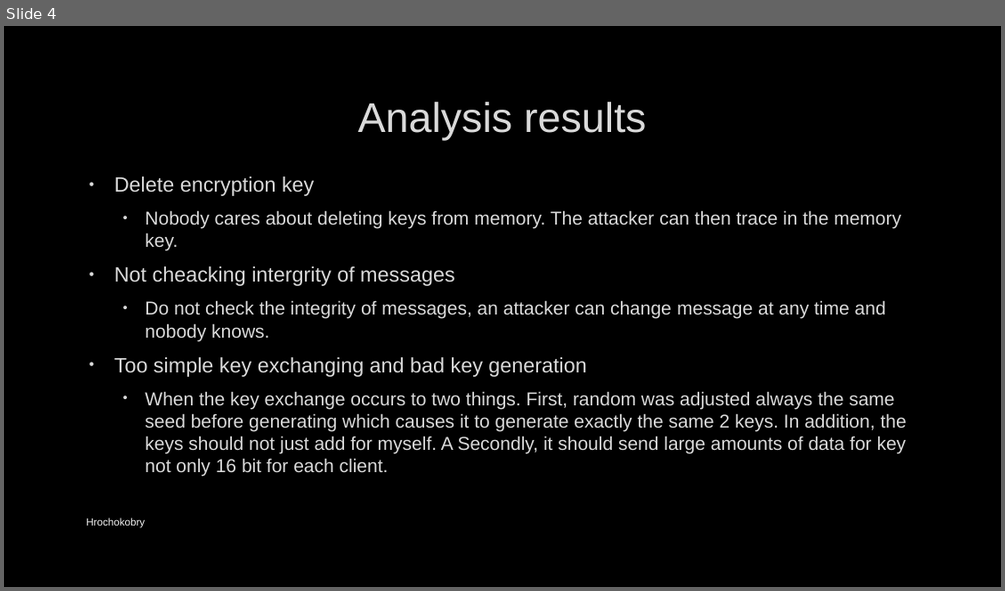
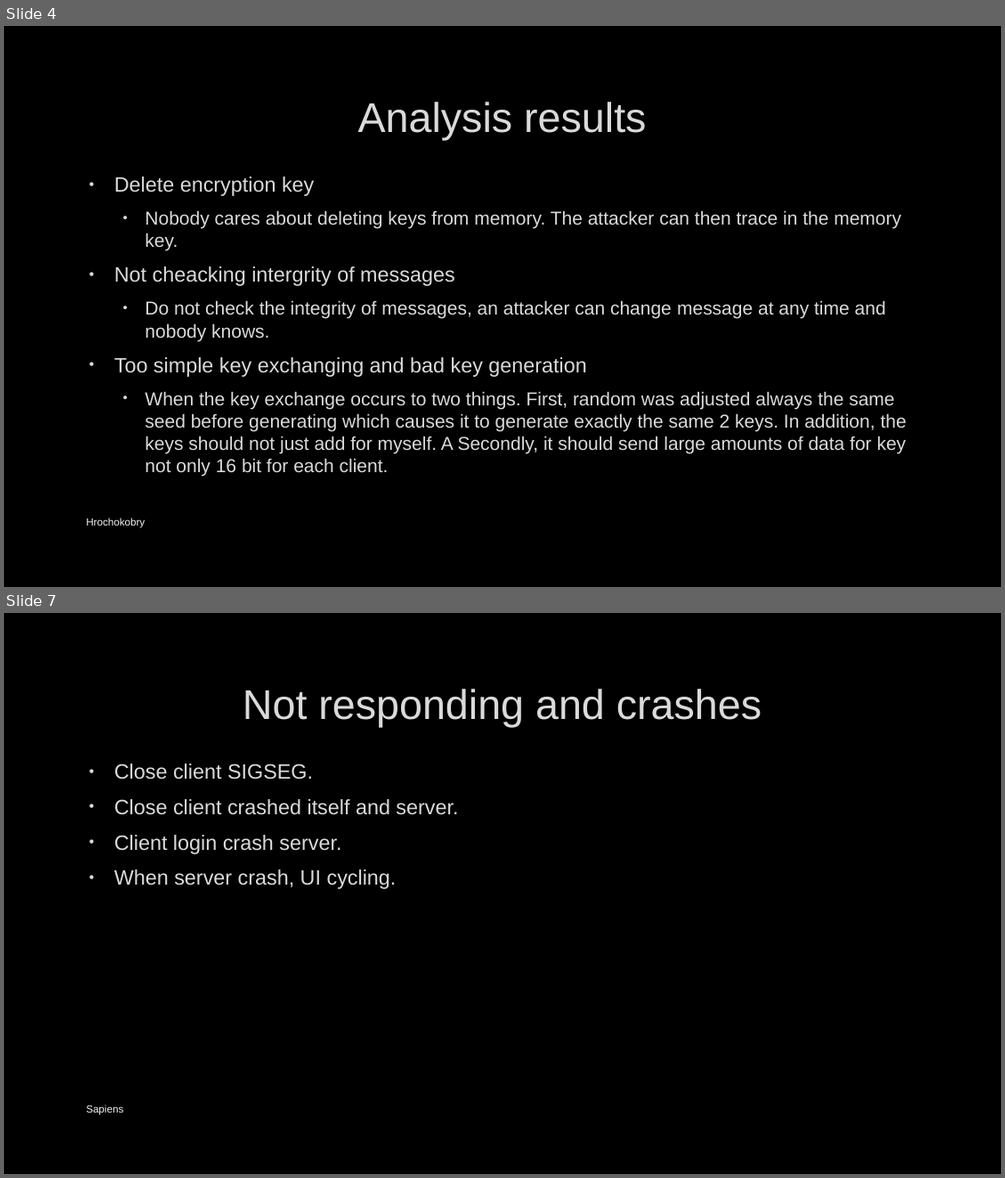
Before and after one commit to Mikycrazy/pb173-project, a slide deck: Docs/Hrochokobry.pptx. Shown one above the other, each under a label of ours: slide 4 before the commit, slides 4 and 7 after it; the slides between them are not shown. The pictures are 1005x591 and 1005x1178 pixels, drawn with LibreOffice and Linux fonts; fonts in the diff are those of the drawing; background and template pictures are left out. Boxes give left, top, right and bottom in pixels: in the first picture for what was removed or moved away, otherwise in the second. Text is boxed around its words. In the diff, an @@ line names an element or a change of style, - is before the commit and + after.

```diff
--- a/Docs/Hrochokobry.pptx
+++ b/Docs/Hrochokobry.pptx
@@ slide 7 added at [4,613,1001,1174], background picture (left out) @@
@@ title added at [243,689,761,727], 40 pt, text #DADADA @@
+Not responding and crashes
@@ text added at [114,763,458,889], 20 pt, text #DADADA @@
+• Close client SIGSEG.
+• Close client crashed itself and server.
+• Client login crash server.
+• When server crash, UI cycling.
@@ text added at [86,1104,123,1115], 10 pt, text #F2F2F2 @@
+Sapiens
```
Also in this commit, not shown: 2 slides changed, 3 other slides added.
